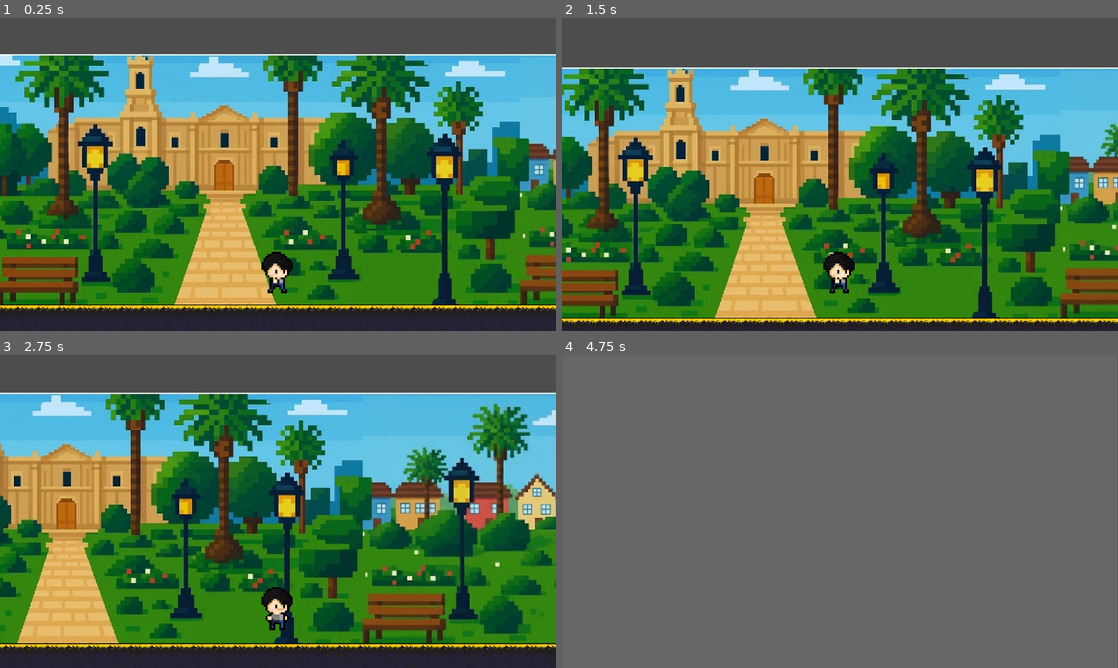
Above: before the commit, frames 1-4 (two rows, left to right).
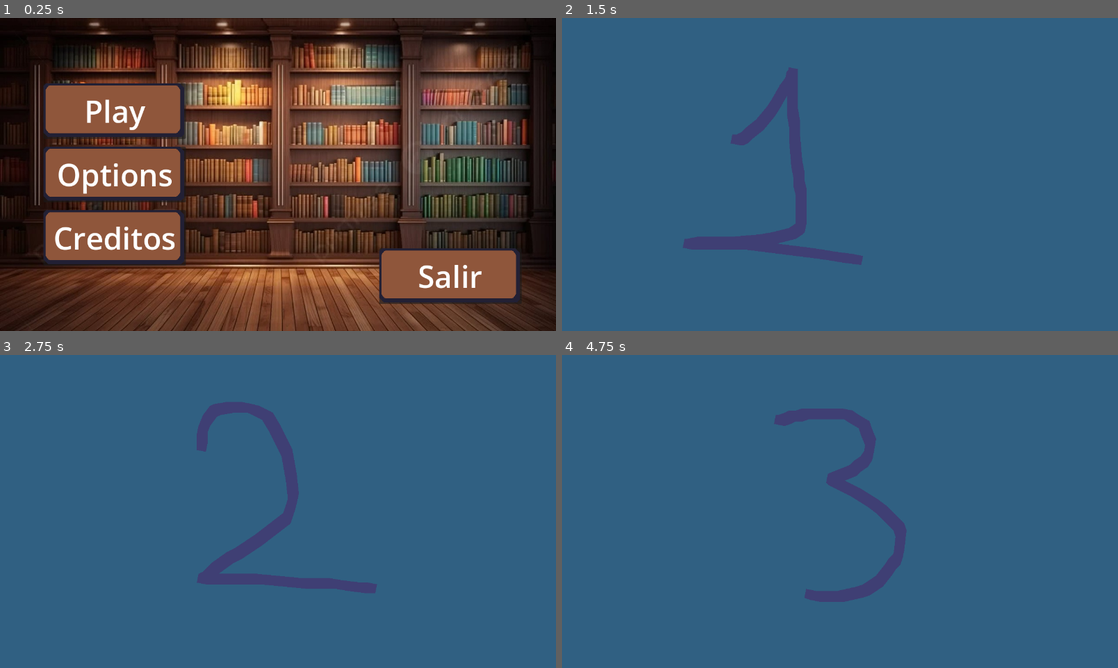
Above: after the commit, the same moments.

Repository: DnilsonAH/VolcanGameJam
Game: Godot game, scene res://Escenas/Menu/Menu.tscn
Same seed, same stepped clock (60 frames per second), same inputs: the game is played once before the commit and once after it. Before the commit the project starts from res://Escenas/Main/game.tscn.
Inputs (mouse positions are in pixels of both pictures, inside the frame that each line leads up to):
- Up to frame 1 (0.25 s): no input
- Up to frame 2 (1.5 s): click (678, 111) at 0.5 s, where only the run after the commit has a clickable "Play"; tap Enter (ui_accept) at 1.25, 1.35 s; hold Right (ui_right) from 1.28 s (still down)
- Up to frame 3 (2.75 s): keep holding Right (ui_right); tap Enter (ui_accept) at 1.52, 1.82, 2.1, 2.27, 2.57 s
- Up to frame 4 (4.75 s): release Right (ui_right) at 2.78 s; hold Shift (shift_left) 2.78-3.53 s; tap Enter (ui_accept) at 2.85, 3.6, 3.77, 4.07, 4.35, 4.52 s; hold Right (ui_right) from 3.53 s (still down)

The runs differ from the first frame. In frame 1, 98% of the frame differs, in the area x 0-100%, y 0-100%; in frame 2, 100%; in frame 3, 100%; in frame 4, 100%.

Commit message:
Coneccion del menu con el GAME

Diff:
--- a/Escenas/Game/Library/escena2_biblioteca.tscn
+++ b/Escenas/Game/Library/escena2_biblioteca.tscn
@@ -22,10 +22,24 @@
 
 [node name="escena2_biblioteca" type="Node2D"]
 
+[node name="TextureRect3" type="TextureRect" parent="."]
+offset_left = -1280.0
+offset_top = 1.0
+offset_bottom = 721.0
+rotation = -0.0006288505
+texture = ExtResource("1_5cuji")
+
 [node name="TextureRect" type="TextureRect" parent="."]
 offset_top = -0.19506836
 offset_right = 1280.0
 offset_bottom = 719.80493
+rotation = -0.0006288505
+texture = ExtResource("1_5cuji")
+
+[node name="TextureRect2" type="TextureRect" parent="."]
+offset_left = 1280.0
+offset_right = 2560.0
+offset_bottom = 720.0
 rotation = -0.0006288505
 texture = ExtResource("1_5cuji")
 
@@ -115,20 +129,6 @@
 position = Vector2(639, 683.5)
 shape = SubResource("RectangleShape2D_h82mi")
 
-[node name="TextureRect2" type="TextureRect" parent="."]
-offset_left = 1280.0
-offset_right = 2560.0
-offset_bottom = 720.0
-rotation = -0.0006288505
-texture = ExtResource("1_5cuji")
-
-[node name="TextureRect3" type="TextureRect" parent="."]
-offset_left = -1280.0
-offset_top = 1.0
-offset_bottom = 721.0
-rotation = -0.0006288505
-texture = ExtResource("1_5cuji")
-
 [node name="ColorRect2" type="ColorRect" parent="."]
 offset_left = -1280.0
 offset_top = -322.0
--- a/Escenas/Game/Place/escena1_plaza.tscn
+++ b/Escenas/Game/Place/escena1_plaza.tscn
@@ -2815,7 +2815,7 @@
 sources/0 = SubResource("TileSetAtlasSource_7mumm")
 
 [sub_resource type="RectangleShape2D" id="RectangleShape2D_7mumm"]
-size = Vector2(1544, 376)
+size = Vector2(45.333496, 376)
 
 [node name="Escena1-Plaza" type="Node2D" groups=["plaza"]]
 scale = Vector2(1.5, 1.5)
@@ -2844,7 +2844,7 @@
 [node name="siguiente" type="Area2D" parent="." groups=["plaza"]]
 
 [node name="CollisionShape2D" type="CollisionShape2D" parent="siguiente"]
-position = Vector2(1630, 192.66667)
+position = Vector2(2258.6667, 192.66667)
 shape = SubResource("RectangleShape2D_7mumm")
 
 [connection signal="area_entered" from="siguiente" to="." method="_on_siguiente_area_entered"]
--- a/Escenas/Transiciones/Inicio/inicia_game.gd
+++ b/Escenas/Transiciones/Inicio/inicia_game.gd
@@ -1,16 +1,20 @@
 extends Control
 
-
+@export_file("*.tscn") var game_scene = "res://Escenas/Main/game.tscn"
+var cambio_realizado := false
 # Called when the node enters the scene tree for the first time.
 func _ready() -> void:
-	pass # Replace with function body.
+	# Espera 2 segundos y luego cambia al GAME
 	await get_tree().create_timer(2.0).timeout
+	_cambiar_a_game()
 
 # Called every frame. 'delta' is the elapsed time since the previous frame.
 func _process(delta: float) -> void:
+	# Si el jugador presiona Enter, se salta la historia
+	if Input.is_action_just_pressed("ui_accept"):
+		_cambiar_a_game()
 
-	if Input.is_action_just_pressed("ui_accept"):
-		get_tree().change_scene_to_file("res://Escenas/Game/Place/escena1_plaza.tscn")
-		#get_tree().change_scene_to_file("res://Escenas/Game/Library/escena2_biblioteca.tscn")
-
-	pass
+func _cambiar_a_game() -> void:
+	if not cambio_realizado:
+		cambio_realizado = true
+		get_tree().change_scene_to_file(game_scene)
--- a/project.godot
+++ b/project.godot
@@ -11,7 +11,7 @@
 [application]
 
 config/name="VolcanGameJam"
-run/main_scene="uid://djp7qoiygvnga"
+run/main_scene="uid://cyxdq2bt4w2yi"
 config/features=PackedStringArray("4.5", "Forward Plus")
 config/icon="res://icon.svg"
 
